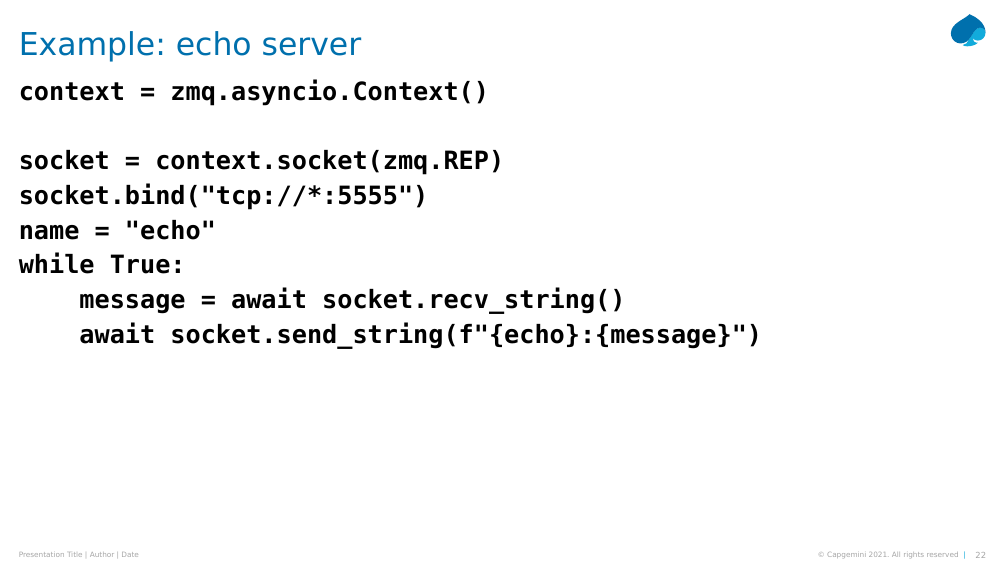
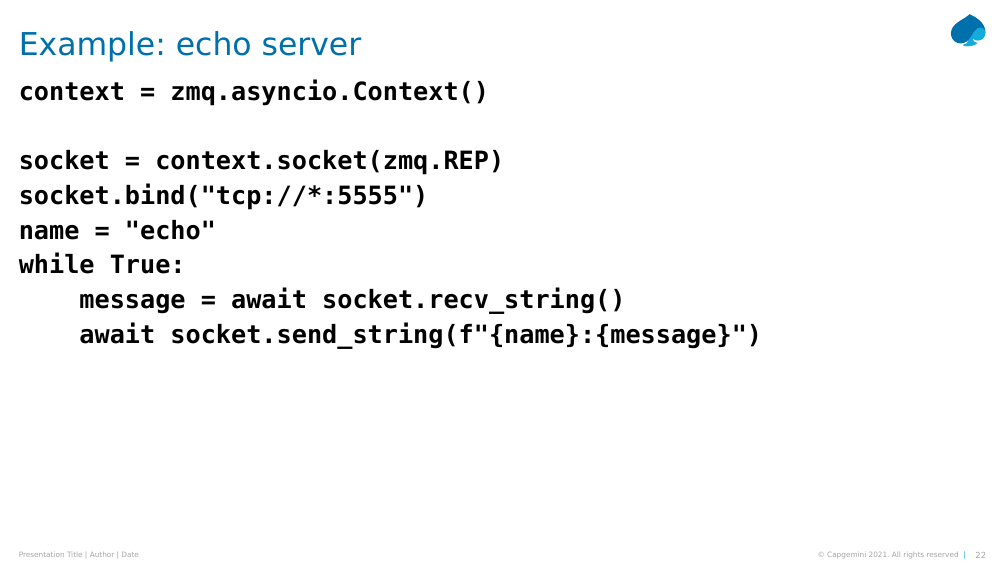
Before and after one commit to Python-Masterclass/Networking, a slide deck: slide 22 of Masterclass-7-Networking.pptx. Drawn at 1008x567 pixels with LibreOffice and Linux fonts; fonts in the diff are those of the drawing. Boxes give left, top, right and bottom in pixels: in the first picture for what was removed or moved away, otherwise in the second. Text is boxed around its words. In the diff, an @@ line names an element or a change of style, - is before the commit and + after.

```diff
--- a/Masterclass-7-Networking.pptx
+++ b/Masterclass-7-Networking.pptx
@@ text at <box>79,322,762,349</box>: text changed @@
-await socket.send_string(f"{echo}:{message}")
+await socket.send_string(f"{name}:{message}")
```
Also in this commit, not shown: 3 other slides changed, 4 other files.
